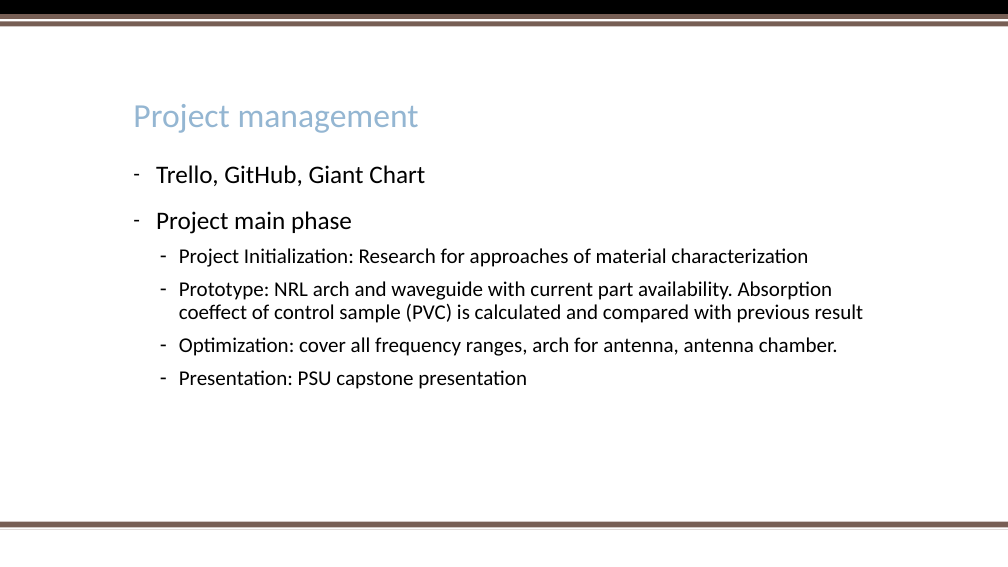
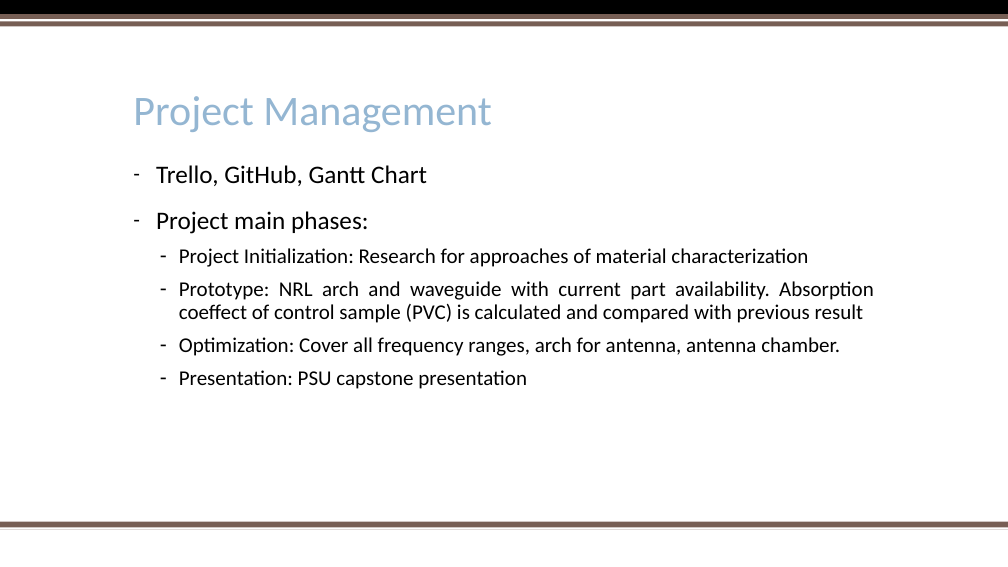
Before and after one commit to trankhiemha/ECE412-413-Capstone-Project-N3, a slide deck: slide 3 of Capstone project proposal presentation.pptx. Drawn at 1008x567 pixels with LibreOffice and Linux fonts; fonts in the diff are those of the drawing; background and template pictures are left out. Boxes give left, top, right and bottom in pixels: in the first picture for what was removed or moved away, otherwise in the second. Text is boxed around its words. In the diff, an @@ line names an element or a change of style, - is before the commit and + after.

```diff
--- a/Capstone project proposal presentation.pptx
+++ b/Capstone project proposal presentation.pptx
@@ title at [133,96,491,132]: text changed; size 32 to 40 pt @@
-Project management
+Project Management
@@ text at [156,165,427,234]: text changed @@
-– Trello, GitHub, Giant Chart
-– Project main phase
+– Trello, GitHub, Gantt Chart
+– Project main phases:
@@ text at [179,248,874,389]: alignment left to justified @@
@@ text at [179,337,840,356]: text changed @@
-  – Optimization: cover all frequency ranges, arch for antenna, antenna chamber.
+  – Optimization: Cover all frequency ranges, arch for antenna, antenna chamber.
```
Also in this commit, not shown: 9 other slides changed, 2 slides added, 1 slide removed.
